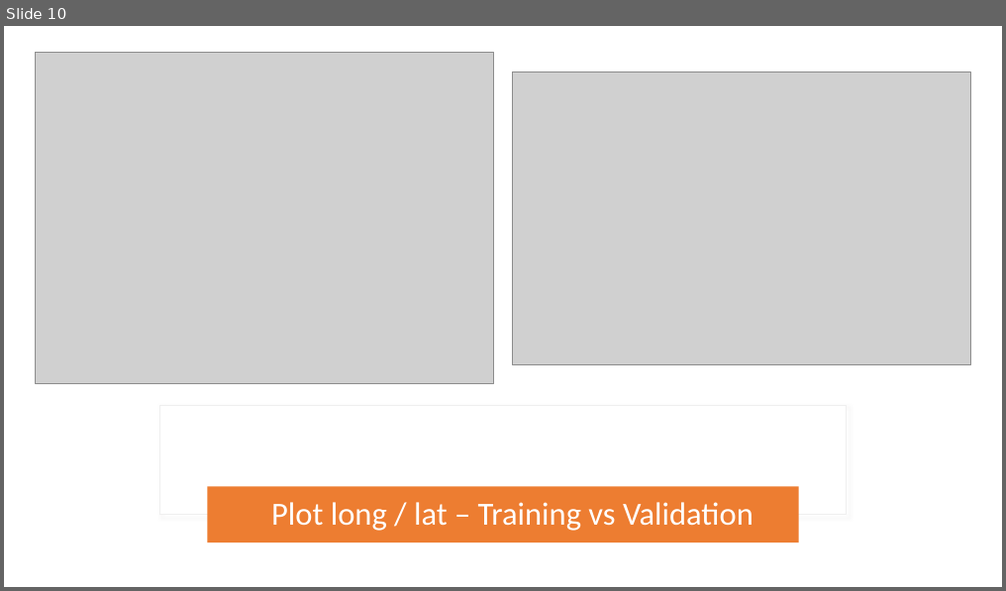
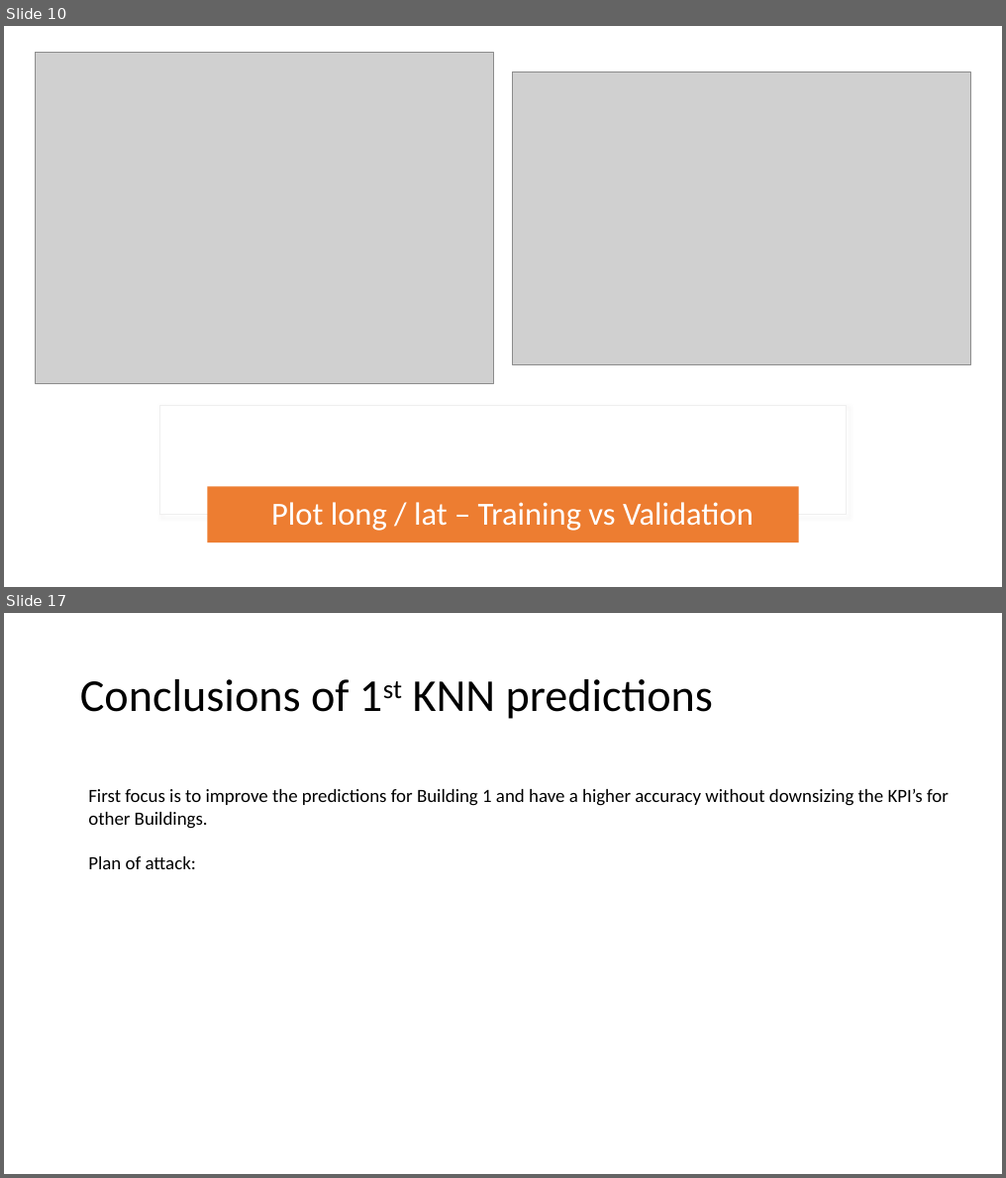
Before and after one commit to NatasjaFortuin/Wifi-locationing, a slide deck: Data etc/Log.pptx. Shown one above the other, each under a label of ours: slide 10 before the commit, slides 10 and 17 after it; the slides between them are not shown. The pictures are 1006x591 and 1006x1178 pixels, drawn with LibreOffice and Linux fonts; fonts in the diff are those of the drawing; grey boxes stand for pictures. Boxes give left, top, right and bottom in pixels: in the first picture for what was removed or moved away, otherwise in the second. Text is boxed around its words. In the diff, an @@ line names an element or a change of style, - is before the commit and + after.

```diff
--- a/Data etc/Log.pptx
+++ b/Data etc/Log.pptx
@@ slide 17 added at [4,613,1002,1174], background #FFFFFF @@
@@ title added at [80,679,713,719], 44 pt, text #000000 @@
+Conclusions of 1st KNN predictions
@@ text added at [88,789,948,869], 18 pt, text #000000 @@
+First focus is to improve the predictions for Building 1 and have a higher accuracy without downsizing the KPI’s for other Buildings.
+Plan of attack:
```
Also in this commit, not shown: 1 slide changed, 5 other slides added, 1 slide removed, 4 other files.
